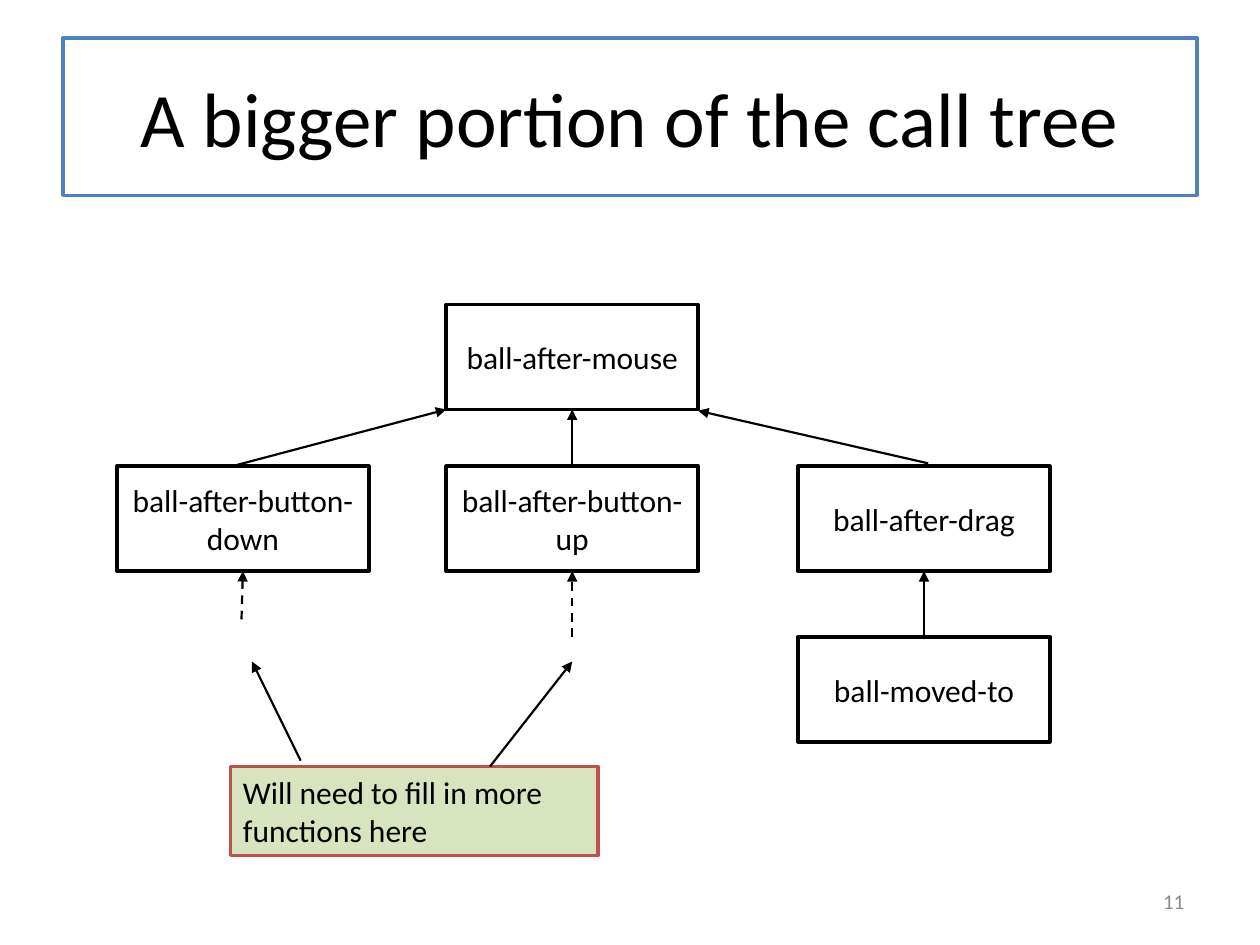
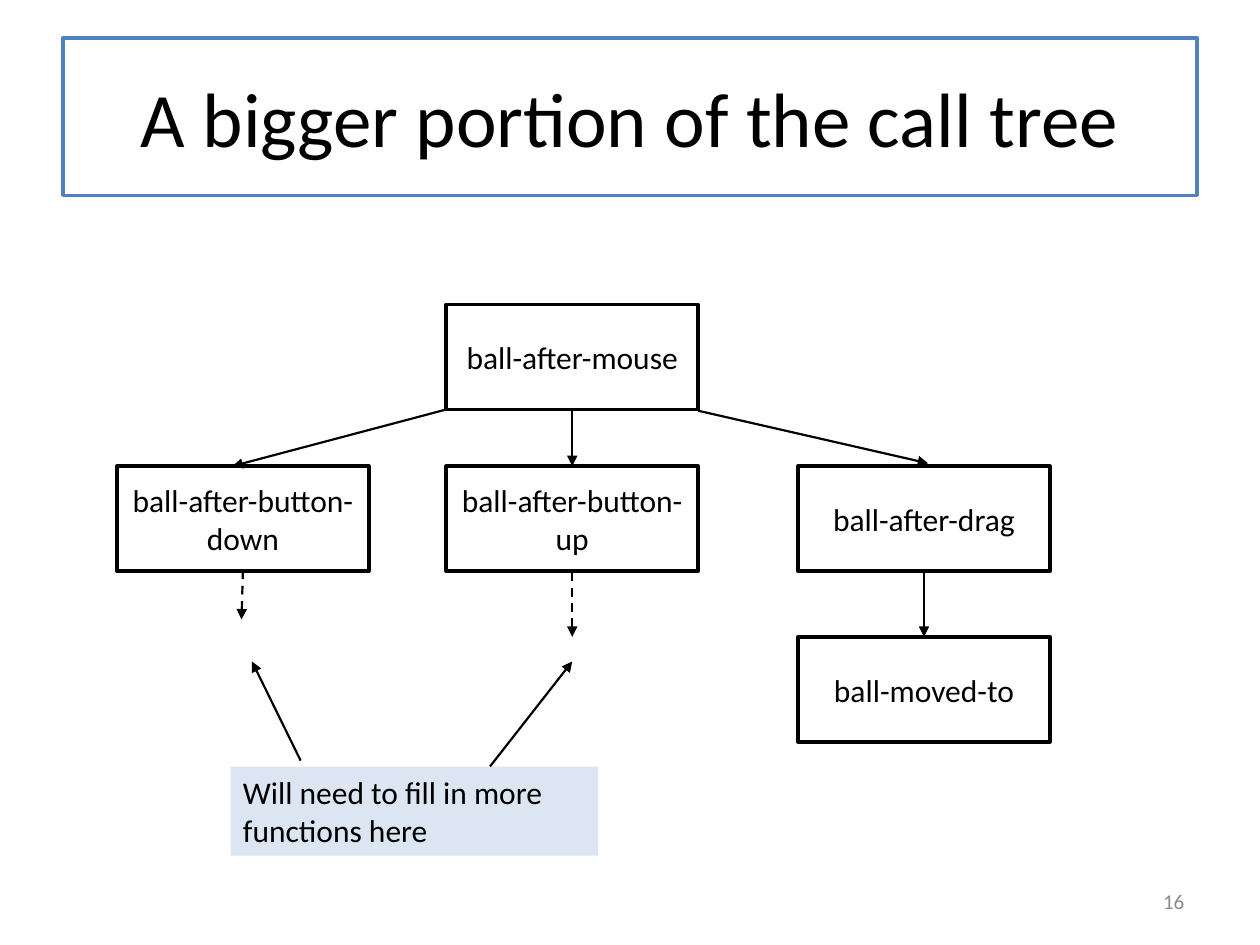
Before and after one commit to mwand/cs5010f17, a slide deck: slide 16 of Slides/Lesson 2.3 Examining More than One Value.pptx (slide 11 before the commit). Drawn at 1260x945 pixels with LibreOffice and Linux fonts; fonts in the diff are those of the drawing. Boxes give left, top, right and bottom in pixels: in the first picture for what was removed or moved away, otherwise in the second. Text is boxed around its words. In the diff, an @@ line names an element or a change of style, - is before the commit and + after.

```diff
--- a/Slides/Lesson 2.3 Examining More than One Value.pptx
+++ b/Slides/Lesson 2.3 Examining More than One Value.pptx
@@ arrow (232, 466) - (446, 410): arrowheads changed @@
@@ arrow (572, 466) - (572, 410): arrowheads changed @@
@@ arrow (929, 464) - (698, 411): arrowheads changed @@
@@ arrow (242, 620) - (243, 571): arrowheads changed @@
@@ arrow (572, 636) - (572, 571): arrowheads changed @@
@@ arrow (924, 636) - (924, 571): arrowheads changed @@
@@ rectangle "Will need to fill in ..." at bbox=[231, 766, 598, 856]: fill #D7E4BD to #DCE6F2; outline #C0504D 2 pt to none @@
@@ page number at bbox=[1163, 895, 1184, 909]: text changed @@
-11
+16
```
Also in this commit, not shown: 12 other slides changed, 7 slides added, 2 slides removed, 10 other files.
